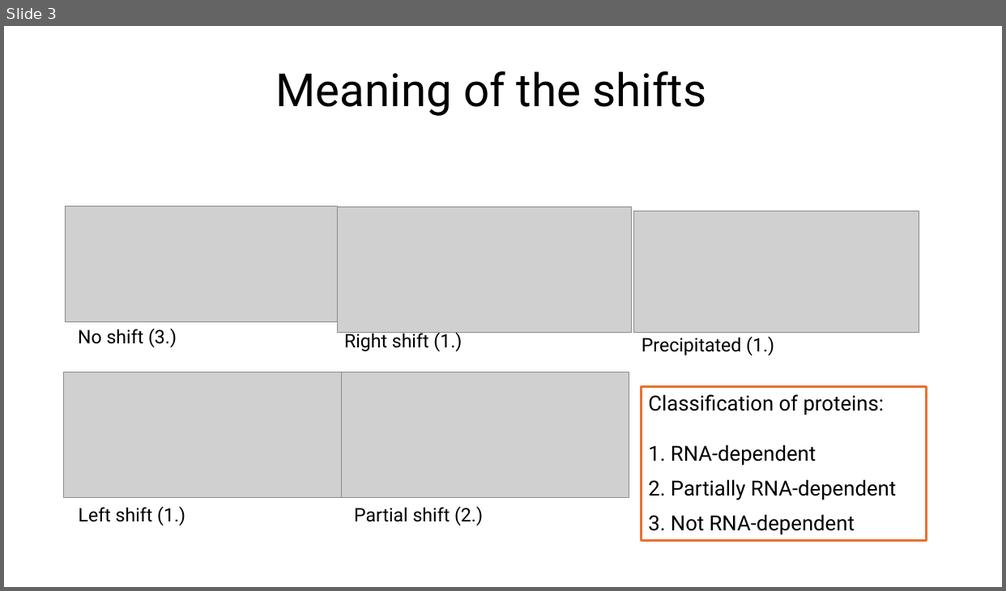
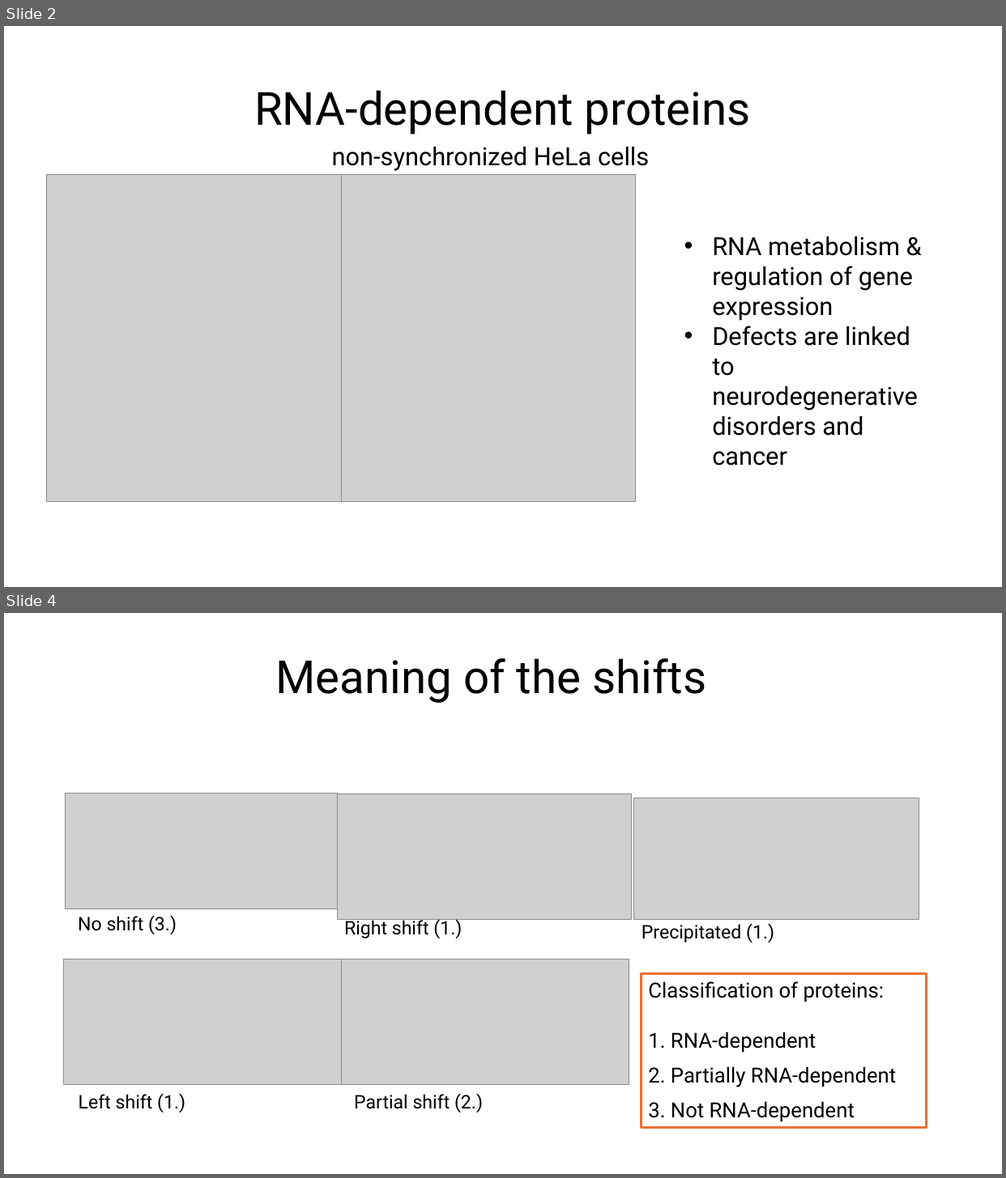
Before and after one commit to MichelaPozzi/2025-topic-03-group-01, a slide deck: Project Proposal Ben.pptx. Shown one above the other, each under a label of ours: slide 3 before the commit, slides 2 and 4 after it; the slides between them are not shown. The pictures are 1006x591 and 1006x1178 pixels, drawn with LibreOffice and Linux fonts; fonts in the diff are those of the drawing; grey boxes stand for pictures. Boxes give left, top, right and bottom in pixels: in the first picture for what was removed or moved away, otherwise in the second. Text is boxed around its words. In the diff, an @@ line names an element or a change of style, - is before the commit and + after.

```diff
--- a/Project Proposal Ben.pptx
+++ b/Project Proposal Ben.pptx
@@ slide 2 added at bbox=[4, 26, 1002, 587], background #FFFFFF @@
@@ title added at bbox=[254, 90, 751, 135], 44 pt, text #000000 @@
+RNA-dependent proteins
@@ text added at bbox=[332, 147, 649, 171], 24 pt, text #000000 @@
+non-synchronized HeLa cells
@@ picture added at bbox=[47, 175, 341, 502] @@
@@ picture added at bbox=[341, 175, 635, 502] @@
@@ text added at bbox=[712, 237, 918, 436], 24 pt, text #000000 @@
+• RNA metabolism & regulation of gene expression
+• Defects are linked to neurodegenerative disorders and cancer
@@ what was slide 3 is now slide 4 @@
```
Also in this commit, not shown: 8 slides changed, 1 other slide added, 1 other file.
